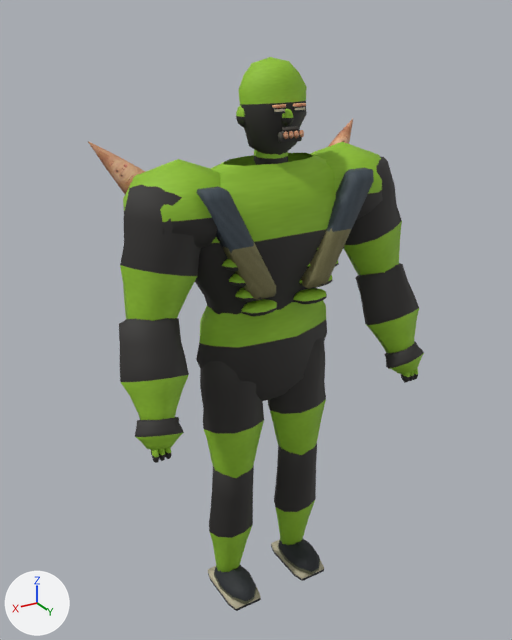
A saved change to the FBX model Assets/Resources/ProductionArt/Brute.fbx.
One viewpoint serves both versions: a 50 mm camera at (1.29, 2.09, 2.25) aimed at (0.02, -0.03, 1.19). Arrows for +X, +Y and +Z are at lower left; the lights stay in place. The first picture is the older version. Vertices at exactly the same position are counted once.

Names of what the first picture shows: 'Brute skinned body'.
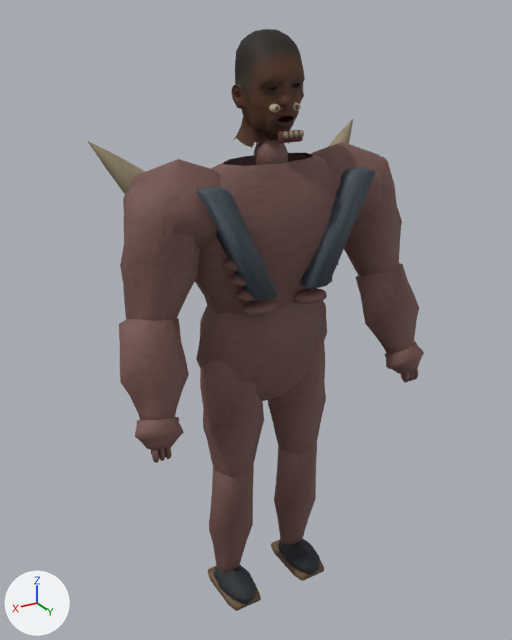
Diff of the bpy script that builds the scene:
```diff
--- a/Assets/Resources/ProductionArt/Brute.fbx.py
+++ b/Assets/Resources/ProductionArt/Brute.fbx.py
@@ me_brute_skin @@
 # used by ob_brute_skinned_body; location = (0.0, 0.0, 0.0)
-me_brute_skin.from_pydata(...)  # 3036 vertices, 2564 faces; spans x -0.62..0.62, y -0.21..0.27, z 0.0..2.13
+me_brute_skin.from_pydata(...)  # 3451 vertices, 3585 faces; spans x -0.62..0.62, y -0.21..0.27, z 0.0..2.21
+# me_brute_skin part 1: the loose piece of 60 vertices spanning x -0.06..0.06, y -0.02..0.1, z 1.75..1.89 is copied, and the copy is scaled about its middle by (0.357, 0.259, 0.194), then moved by (0.04, 0.08, 0.16); it spans x 0.02..0.06, y 0.11..0.14, z 1.97..2.0
+# me_brute_skin part 2: the loose piece of 32 vertices spanning x 0.06..0.33, y 0.13..0.19, z 1.37..1.76 is rebuilt with 16 vertices and now spans x 0.06..0.33, y 0.13..0.19, z 1.37..1.76
+# me_brute_skin part 3: the loose piece of 32 vertices spanning x -0.33..-0.06, y 0.13..0.19, z 1.37..1.76 is rebuilt with 16 vertices and now spans x -0.33..-0.06, y 0.13..0.19, z 1.37..1.76
+# me_brute_skin part 4: 16 vertices moved from x -0.03..0.1, y 0.02..0.16, z 1.91..1.99 to x -0.04..0.1, y 0.02..0.16, z 1.91..1.99; 434 vertices removed from x -0.13..0.13, y -0.05..0.16, z 1.82..2.13; 773 vertices added at x -0.12..0.12, y -0.09..0.15, z 1.85..2.21
+# me_brute_skin part 5: 2087 kept faces spanning x -0.62..0.62, y -0.21..0.27, z 0.0..1.92 get new texture (UV) coordinates
+# other edits to the shape of me_brute_skin do not show in these pictures
 me_brute_skin.materials.append(mat_character_atlas)
```

Changed parts and their boxes (x1, y1, x2, y2) in the pictures (512 x 640 px; the box of a moved part takes in the faces that stretch with it):
'Brute skinned body', reshaped: before (88, 57, 424, 611); after (88, 29, 424, 611)
part 1 of me_brute_skin, added: after (269, 104, 280, 113)
part 2 of me_brute_skin, rebuilt: before (196, 187, 276, 300); after (196, 186, 278, 301)
part 3 of me_brute_skin, rebuilt: before (300, 168, 373, 289); after (299, 167, 375, 290)
part 4 of me_brute_skin, moved or reshaped: before (236, 57, 307, 155); after (232, 29, 305, 148)
part 5 of me_brute_skin, surface changed: (88, 119, 424, 611) in both
